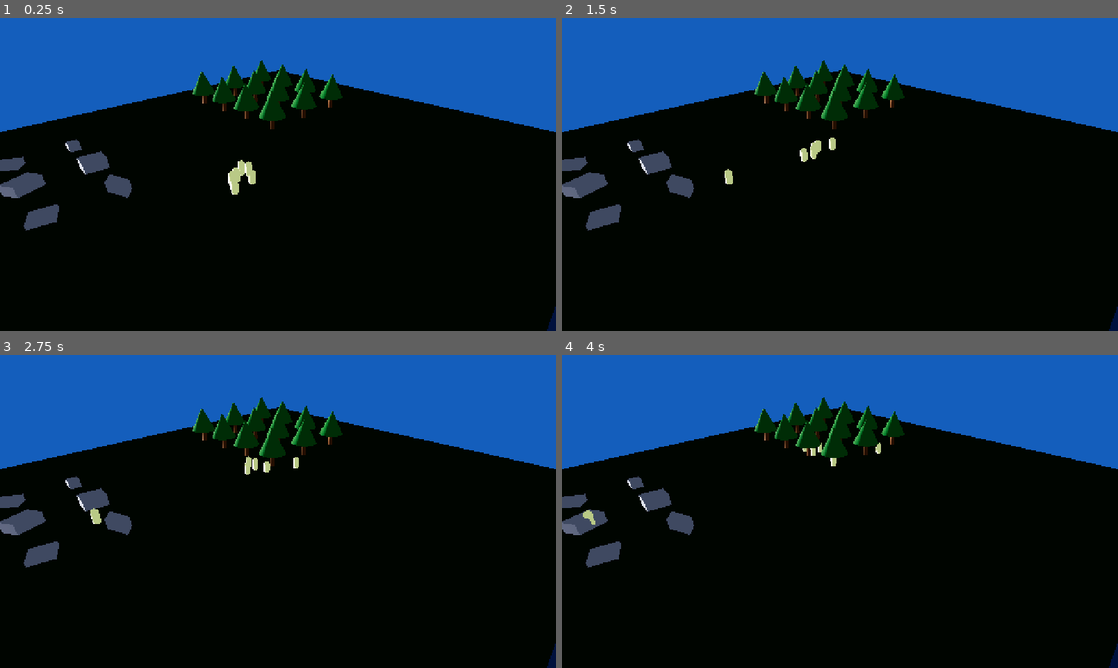
Above: before the commit, frames 1-4 (two rows, left to right).
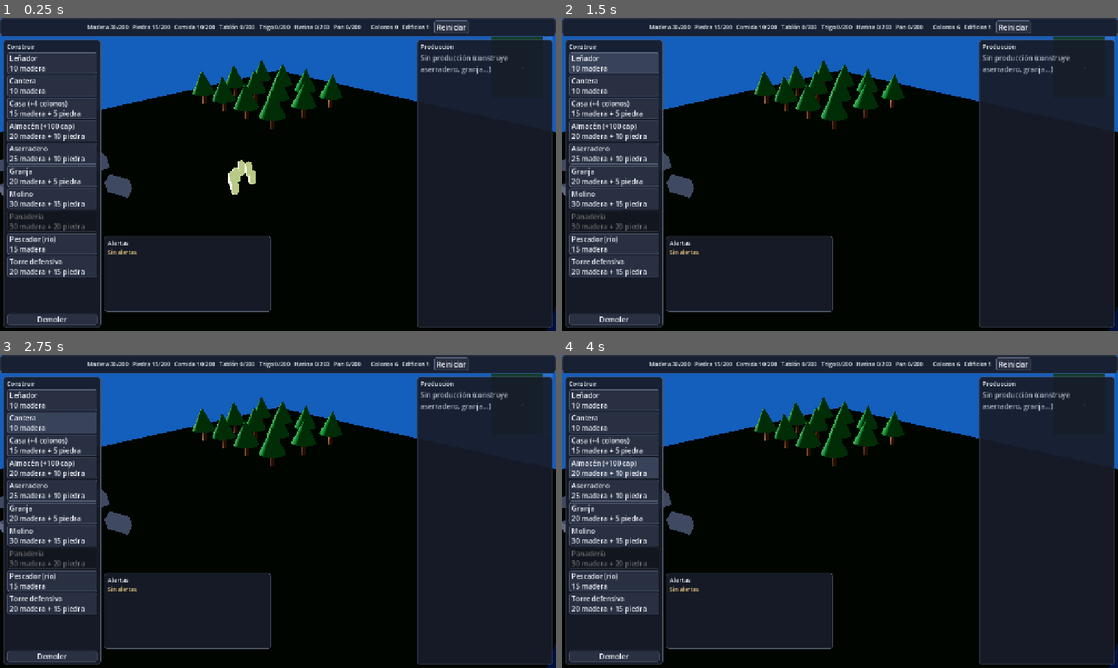
Above: after the commit, the same moments.

Repository: DilesZ/Espa-aSettlers
Game: Godot game, scene res://scenes/main.tscn
Same seed, same stepped clock (60 frames per second), same inputs: the game is played once before the commit and once after it.
Inputs (mouse positions are in pixels of both pictures, inside the frame that each line leads up to):
- Up to frame 1 (0.25 s): no input
- Up to frame 2 (1.5 s): click (1012, 27) at 0.5 s, where only the run after the commit has a clickable "Reiniciar"; click (612, 61) at 1.25 s, where only the run after the commit has a clickable "Leñador 10 madera"
- Up to frame 3 (2.75 s): click (50, 423) at 2 s, where only the run after the commit has a clickable "Cantera 10 madera"
- Up to frame 4 (4 s): click (612, 445) at 2.75 s, where only the run after the commit has a clickable "Casa (+4 colonos) 15 madera +…"; click (612, 467) at 3.5 s, where only the run after the commit has a clickable "Almacén (+100 cap) 20 madera …"

The runs differ from the first frame. In frame 1, 52% of the frame differs, in the area x 0-100%, y 0-99%; in frame 2, 52%; in frame 3, 52%; in frame 4, 52%.

Commit message:
feat(godot): F4 HUD+minimapa+crecimiento - UI por codigo, alertas, victorias

Diff:
--- a/godot/scenes/main.tscn
+++ b/godot/scenes/main.tscn
@@ -1,8 +1,10 @@
-[gd_scene load_steps=11 format=3]
+[gd_scene load_steps=13 format=3]
 
 [ext_resource type="Script" path="res://scripts/world/rts_camera.gd" id="1"]
 [ext_resource type="Script" path="res://scripts/world/build_manager.gd" id="2"]
 [ext_resource type="Script" path="res://scripts/world/world_builder.gd" id="3"]
+[ext_resource type="Script" path="res://scripts/ui/hud.gd" id="4"]
+[ext_resource type="Script" path="res://scripts/ui/minimap.gd" id="5"]
 
 [sub_resource type="Environment" id="Environment_1"]
 background_mode = 2
@@ -69,3 +71,15 @@
 
 [node name="BuildManager" type="Node3D" parent="."]
 script = ExtResource("2")
+
+[node name="HUD" type="CanvasLayer" parent="."]
+script = ExtResource("4")
+
+[node name="Minimap" type="Control" parent="HUD"]
+anchor_left = 1.0
+anchor_right = 1.0
+offset_left = -148.0
+offset_top = 44.0
+offset_right = -8.0
+offset_bottom = 184.0
+script = ExtResource("5")
--- a/godot/scripts/autoload/game_manager.gd
+++ b/godot/scripts/autoload/game_manager.gd
@@ -2,8 +2,10 @@
 ## GameManager: tick global determinista (ex-store tick).
 
 const DT_CAP := 0.1
+const GROW_TIME := 60.0
 var elapsed := 0.0
 var _spawned := false
+var _grow_t := 0.0
 
 func _ready() -> void:
 	if GameState.buildings.is_empty():
@@ -23,3 +25,38 @@
 			var s := Settler.spawn(Vector3(randf_range(-2.0, 2.0), 0.0, 4.0 + randf_range(-2.0, 2.0)))
 			scene.add_child.call_deferred(s)
 	Production.tick(dt)
+	_tick_growth(dt)
+	_tick_victory()
+
+
+## Crecimiento: +1 colono cada 60s si hay comida (10) y vivienda libre.
+func _tick_growth(dt: float) -> void:
+	_grow_t += dt
+	if _grow_t < GROW_TIME:
+		return
+	_grow_t = 0.0
+	var casas := 0
+	for b in GameState.buildings:
+		if b is Dictionary and String((b as Dictionary).get("type", "")) == "casa":
+			casas += 1
+	var hcap: int = mini(Economy.housing_cap(casas), Economy.MAX_SETTLERS)
+	if GameState.settlers.size() < hcap and float(GameState.resources.get("comida", 0.0)) >= 10.0:
+		GameState.resources["comida"] = float(GameState.resources.get("comida", 0.0)) - 10.0
+		GameState.resources_changed.emit()
+		var s := Settler.spawn(Vector3(0.0, 0.0, 4.0))
+		get_tree().current_scene.add_child.call_deferred(s)
+
+
+## Victorias: solo se escriben una vez (bandera previa), Fase 02 tiene prioridad.
+func _tick_victory() -> void:
+	if not GameState.victory and Economy.is_victory(GameState.resources):
+		GameState.victory = true
+		_set_message("¡Victoria del slice! %d madera + %d piedra." % [Economy.WIN_MADERA, Economy.WIN_PIEDRA])
+	if not GameState.victory02 and Economy.is_victory02(GameState.stats):
+		GameState.victory02 = true
+		_set_message("¡Victoria Fase 02! %d tablones + %d pan producidos." % [Economy.WIN_TABLON, Economy.WIN_PAN])
+
+
+func _set_message(text: String) -> void:
+	GameState.message = text
+	GameState.message_changed.emit(text)
--- /dev/null
+++ b/godot/scripts/ui/hud.gd
@@ -0,0 +1,457 @@
+class_name Hud
+extends CanvasLayer
+## HUD construido por código (tema oscuro): barra superior de recursos,
+## paleta de construcción, lista de producción, alertas, banners y mensaje.
+## Lee GameState por polling cada 0.25 s y delega en el grupo "build_manager"
+## (select_building / toggle_demolish / toggle_pause). No toca main.tscn.
+
+const RES_KEYS: Array[String] = ["madera", "piedra", "comida", "tablon", "trigo", "harina", "pan"]
+const RES_NAMES: Dictionary = {
+	"madera": "Madera",
+	"piedra": "Piedra",
+	"comida": "Comida",
+	"tablon": "Tablón",
+	"trigo": "Trigo",
+	"harina": "Harina",
+	"pan": "Pan",
+}
+const POLL := 0.25
+const LIGHT := Color(0.92, 0.93, 0.95)
+const DIM := Color(0.70, 0.72, 0.78)
+const GOOD := Color(0.50, 0.93, 0.60)
+const BAD := Color(0.95, 0.45, 0.45)
+
+var _accum := 0.0
+var _res_labels: Dictionary = {}
+var _settlers_label: Label
+var _buildings_label: Label
+var _palette_btns: Dictionary = {}
+var _demolish_btn: Button
+var _prod_rows: VBoxContainer
+var _alerts_label: Label
+var _victory_banner: Label
+var _victory02_banner: Label
+var _message_label: Label
+
+
+func _ready() -> void:
+	layer = 10
+	_build_topbar()
+	_build_palette()
+	_build_production()
+	_build_alerts()
+	_build_message()
+	_build_banners()
+	_refresh()
+
+
+func _process(delta: float) -> void:
+	_accum += delta
+	if _accum >= POLL:
+		_accum = 0.0
+		_refresh()
+
+
+# ---------- construcción de UI ----------
+
+func _panel_style() -> StyleBoxFlat:
+	var sb := StyleBoxFlat.new()
+	sb.bg_color = Color(0.09, 0.11, 0.16, 0.93)
+	sb.border_color = Color(0.30, 0.33, 0.40)
+	sb.set_border_width_all(1)
+	sb.set_corner_radius_all(6)
+	sb.content_margin_left = 8.0
+	sb.content_margin_right = 8.0
+	sb.content_margin_top = 6.0
+	sb.content_margin_bottom = 6.0
+	return sb
+
+
+func _panel() -> PanelContainer:
+	var p := PanelContainer.new()
+	p.add_theme_stylebox_override("panel", _panel_style())
+	return p
+
+
+func _title(text: String) -> Label:
+	var l := Label.new()
+	l.text = text
+	l.add_theme_font_size_override("font_size", 14)
+	l.add_theme_color_override("font_color", LIGHT)
+	return l
+
+
+func _dark_button(text: String) -> Button:
+	var b := Button.new()
+	b.text = text
+	b.focus_mode = Control.FOCUS_NONE
+	b.alignment = HORIZONTAL_ALIGNMENT_LEFT
+	var normal := StyleBoxFlat.new()
+	normal.bg_color = Color(0.16, 0.19, 0.26, 1.0)
+	normal.border_color = Color(0.35, 0.39, 0.48)
+	normal.set_border_width_all(1)
+	normal.set_corner_radius_all(4)
+	normal.content_margin_left = 6.0
+	normal.content_margin_right = 6.0
+	var hover: StyleBoxFlat = normal.duplicate()
+	hover.bg_color = Color(0.22, 0.26, 0.35, 1.0)
+	var pressed: StyleBoxFlat = normal.duplicate()
+	pressed.bg_color = Color(0.13, 0.45, 0.55, 1.0)
+	var disabled: StyleBoxFlat = normal.duplicate()
+	disabled.bg_color = Color(0.12, 0.13, 0.17, 1.0)
+	b.add_theme_stylebox_override("normal", normal)
+	b.add_theme_stylebox_override("hover", hover)
+	b.add_theme_stylebox_override("pressed", pressed)
+	b.add_theme_stylebox_override("disabled", disabled)
+	b.add_theme_stylebox_override("focus", StyleBoxEmpty.new())
+	b.add_theme_color_override("font_color", LIGHT)
+	b.add_theme_color_override("font_hover_color", LIGHT)
+	b.add_theme_color_override("font_pressed_color", Color.WHITE)
+	return b
+
+
+func _build_topbar() -> void:
+	var top := _panel()
+	top.anchor_left = 0.0
+	top.anchor_top = 0.0
+	top.anchor_right = 1.0
+	top.anchor_bottom = 0.0
+	top.offset_left = 0.0
+	top.offset_top = 0.0
+	top.offset_right = 0.0
+	top.offset_bottom = 42.0
+	add_child(top)
+	var hb := HBoxContainer.new()
+	hb.add_theme_constant_override("separation", 10)
+	hb.alignment = BoxContainer.ALIGNMENT_CENTER
+	top.add_child(hb)
+	for k in RES_KEYS:
+		var l := Label.new()
+		l.add_theme_font_size_override("font_size", 13)
+		l.add_theme_color_override("font_color", LIGHT)
+		hb.add_child(l)
+		_res_labels[k] = l
+	var sep := VSeparator.new()
+	hb.add_child(sep)
+	_settlers_label = Label.new()
+	_settlers_label.add_theme_font_size_override("font_size", 13)
+	_settlers_label.add_theme_color_override("font_color", LIGHT)
+	hb.add_child(_settlers_label)
+	_buildings_label = Label.new()
+	_buildings_label.add_theme_font_size_override("font_size", 13)
+	_buildings_label.add_theme_color_override("font_color", LIGHT)
+	hb.add_child(_buildings_label)
+	var restart := _dark_button("Reiniciar")
+	restart.alignment = HORIZONTAL_ALIGNMENT_CENTER
+	restart.pressed.connect(_on_restart_pressed)
+	hb.add_child(restart)
+
+
+func _build_palette() -> void:
+	var pal := _panel()
+	pal.anchor_left = 0.0
+	pal.anchor_top = 0.0
+	pal.anchor_right = 0.0
+	pal.anchor_bottom = 1.0
+	pal.offset_left = 8.0
+	pal.offset_top = 50.0
+	pal.offset_right = 232.0
+	pal.offset_bottom = -8.0
+	add_child(pal)
+	var vb := VBoxContainer.new()
+	vb.add_theme_constant_override("separation", 4)
+	pal.add_child(vb)
+	vb.add_child(_title("Construir"))
+	var scroll := ScrollContainer.new()
+	scroll.custom_minimum_size = Vector2(0, 100)
+	scroll.size_flags_vertical = Control.SIZE_EXPAND_FILL
+	scroll.horizontal_scroll_mode = ScrollContainer.SCROLL_MODE_DISABLED
+	vb.add_child(scroll)
+	var box := VBoxContainer.new()
+	box.add_theme_constant_override("separation", 4)
+	box.size_flags_horizontal = Control.SIZE_EXPAND_FILL
+	scroll.add_child(box)
+	for t in _palette_types():
+		var nombre := str(Economy.BUILDINGS[t]["nombre"])
+		var b := _dark_button("%s\n%s" % [nombre, _cost_text(t)])
+		b.size_flags_horizontal = Control.SIZE_EXPAND_FILL
+		b.pressed.connect(_on_palette_pressed.bind(t))
+		box.add_child(b)
+		_palette_btns[t] = b
+	_demolish_btn = _dark_button("Demoler")
+	_demolish_btn.toggle_mode = true
+	_demolish_btn.alignment = HORIZONTAL_ALIGNMENT_CENTER
+	_demolish_btn.pressed.connect(_on_demolish_pressed)
+	vb.add_child(_demolish_btn)
+
+
+func _build_production() -> void:
+	var prod := _panel()
+	prod.anchor_left = 1.0
+	prod.anchor_top = 0.0
+	prod.anchor_right = 1.0
+	prod.anchor_bottom = 1.0
+	prod.offset_left = -320.0
+	prod.offset_top = 50.0
+	prod.offset_right = -8.0
+	prod.offset_bottom = -8.0
+	add_child(prod)
+	var vb := VBoxContainer.new()
+	vb.add_theme_constant_override("separation", 4)
+	prod.add_child(vb)
+	vb.add_child(_title("Producción"))
+	var scroll := ScrollContainer.new()
+	scroll.size_flags_vertical = Control.SIZE_EXPAND_FILL
+	scroll.horizontal_scroll_mode = ScrollContainer.SCROLL_MODE_DISABLED
+	vb.add_child(scroll)
+	_prod_rows = VBoxContainer.new()
+	_prod_rows.add_theme_constant_override("separation", 6)
+	_prod_rows.size_flags_horizontal = Control.SIZE_EXPAND_FILL
+	scroll.add_child(_prod_rows)
+
+
+func _build_alerts() -> void:
+	var ap := _panel()
+	ap.anchor_left = 0.0
+	ap.anchor_top = 1.0
+	ap.anchor_right = 0.0
+	ap.anchor_bottom = 1.0
+	ap.offset_left = 240.0
+	ap.offset_top = -218.0
+	ap.offset_right = 624.0
+	ap.offset_bottom = -44.0
+	add_child(ap)
+	var vb := VBoxContainer.new()
+	vb.add_theme_constant_override("separation", 2)
+	ap.add_child(vb)
+	vb.add_child(_title("Alertas"))
+	_alerts_label = Label.new()
+	_alerts_label.add_theme_font_size_override("font_size", 13)
+	_alerts_label.add_theme_color_override("font_color", Color(1.0, 0.85, 0.55))
+	_alerts_label.autowrap_mode = TextServer.AUTOWRAP_WORD_SMART
+	_alerts_label.size_flags_vertical = Control.SIZE_EXPAND_FILL
+	vb.add_child(_alerts_label)
+
+
+func _build_message() -> void:
+	_message_label = Label.new()
+	_message_label.set_anchors_preset(Control.PRESET_BOTTOM_WIDE)
+	_message_label.offset_left = 0.0
+	_message_label.offset_top = -36.0
+	_message_label.offset_right = 0.0
+	_message_label.offset_bottom = -6.0
+	_message_label.horizontal_alignment = HORIZONTAL_ALIGNMENT_CENTER
+	_message_label.add_theme_font_size_override("font_size", 15)
+	_message_label.add_theme_color_override("font_color", Color(1.0, 0.95, 0.75))
+	_message_label.mouse_filter = Control.MOUSE_FILTER_IGNORE
+	add_child(_message_label)
+
+
+func _build_banners() -> void:
+	var overlay := Control.new()
+	overlay.set_anchors_preset(Control.PRESET_FULL_RECT)
+	overlay.mouse_filter = Control.MOUSE_FILTER_IGNORE
+	add_child(overlay)
+	var center := CenterContainer.new()
+	center.set_anchors_preset(Control.PRESET_FULL_RECT)
+	center.mouse_filter = Control.MOUSE_FILTER_IGNORE
+	overlay.add_child(center)
+	var vb := VBoxContainer.new()
+	vb.add_theme_constant_override("separation", 8)
+	vb.mouse_filter = Control.MOUSE_FILTER_IGNORE
+	center.add_child(vb)
+	_victory_banner = Label.new()
+	_victory_banner.text = "¡Victoria! Madera y piedra conseguidas"
+	_victory_banner.add_theme_font_size_override("font_size", 42)
+	_victory_banner.add_theme_color_override("font_color", Color(1.0, 0.85, 0.35))
+	_victory_banner.horizontal_alignment = HORIZONTAL_ALIGNMENT_CENTER
+	_victory_banner.visible = false
+	vb.add_child(_victory_banner)
+	_victory02_banner = Label.new()
+	_victory02_banner.text = "¡Victoria Fase 02! Tablones y pan completados"
+	_victory02_banner.add_theme_font_size_override("font_size", 32)
+	_victory02_banner.add_theme_color_override("font_color", Color(0.55, 0.95, 0.65))
+	_victory02_banner.horizontal_alignment = HORIZONTAL_ALIGNMENT_CENTER
+	_victory02_banner.visible = false
+	vb.add_child(_victory02_banner)
+
+
+# ---------- refresco por polling ----------
+
+func _refresh() -> void:
+	if _settlers_label == null:
+		return
+	var res: Dictionary = GameState.resources
+	var almacenes := 0
+	for b in GameState.buildings:
+		if str((b as Dictionary).get("type", "")) == "almacen":
+			almacenes += 1
+	var cap: int = Economy.storage_cap(almacenes)
+	for k in RES_KEYS:
+		var lbl: Label = _res_labels.get(k)
+		if lbl != null:
+			lbl.text = "%s %d/%d" % [str(RES_NAMES.get(k, k)), int(res.get(k, 0)), cap]
+	_settlers_label.text = "Colonos %d" % GameState.settlers.size()
+	_buildings_label.text = "Edificios %d" % GameState.buildings.size()
+	for t in _palette_btns.keys():
+		var btn: Button = _palette_btns[t]
+		if Economy.can_afford(res, str(t)):
+			btn.modulate = Color.WHITE
+		else:
+			btn.modulate = Color(0.45, 0.45, 0.45)
+	var bm := _bm()
+	if bm != null and _demolish_btn != null:
+		var d: bool = bool(bm.get("demolish"))
+		if _demolish_btn.button_pressed != d:
+			_demolish_btn.set_pressed_no_signal(d)
+	_refresh_production()
+	_refresh_alerts(cap)
+	_victory_banner.visible = bool(GameState.victory)
+	_victory02_banner.visible = bool(GameState.victory02)
+	var msg := str(GameState.message)
+	_message_label.text = msg
+	_message_label.visible = msg != ""
+
+
+func _refresh_production() -> void:
+	for c in _prod_rows.get_children():
+		_prod_rows.remove_child(c)
+		c.queue_free()
+	var any := false
+	for b in GameState.buildings:
+		var bd: Dictionary = b
+		var t := str(bd.get("type", ""))
+		if not Economy.RECIPES.has(t):
+			continue
+		any = true
+		_prod_rows.add_child(_make_prod_row(bd))
+	if not any:
+		var l := Label.new()
+		l.text = "Sin producción (construye aserradero, granja…)"
+		l.add_theme_color_override("font_color", DIM)
+		l.autowrap_mode = TextServer.AUTOWRAP_WORD_SMART
+		_prod_rows.add_child(l)
+
+
+func _make_prod_row(bd: Dictionary) -> Control:
+	var id := str(bd.get("id", ""))
+	var t := str(bd.get("type", ""))
+	var nombre := str(Economy.BUILDINGS.get(t, {}).get("nombre", t))
+	var paused := bool(bd.get("paused", false))
+	var blocked := bool(bd.get("blocked", false))
+	var prog := clampf(float(bd.get("progress", 0.0)), 0.0, 1.0)
+	var box := VBoxContainer.new()
+	box.add_theme_constant_override("separation", 2)
+	var head := HBoxContainer.new()
+	head.add_theme_constant_override("separation", 6)
+	box.add_child(head)
+	var name_l := Label.new()
+	name_l.text = "%s #%s" % [nombre, id]
+	name_l.add_theme_font_size_override("font_size", 13)
+	name_l.add_theme_color_override("font_color", LIGHT)
+	name_l.size_flags_horizontal = Control.SIZE_EXPAND_FILL
+	head.add_child(name_l)
+	var estado := "En marcha"
+	var estado_col := GOOD
+	if paused and blocked:
+		estado = "Pausado · Bloqueado"
+		estado_col = BAD
+	elif paused:
+		estado = "Pausado"
+		estado_col = BAD
+	elif blocked:
+		estado = "Bloqueado"
+		estado_col = BAD
+	var estado_l := Label.new()
+	estado_l.text = estado
+	estado_l.add_theme_font_size_override("font_size", 12)
+	estado_l.add_theme_color_override("font_color", estado_col)
+	head.add_child(estado_l)
+	var bar := ProgressBar.new()
+	bar.min_value = 0.0
+	bar.max_value = 1.0
+	bar.value = prog
+	bar.show_percentage = true
+	bar.custom_minimum_size = Vector2(0, 14)
+	box.add_child(bar)
+	var pb := _dark_button("Reanudar" if paused else "Pausar")
+	pb.alignment = HORIZONTAL_ALIGNMENT_CENTER
+	pb.pressed.connect(_on_pause_pressed.bind(id))
+	box.add_child(pb)
+	return box
+
+
+func _refresh_alerts(cap: int) -> void:
+	var lines: Array[String] = []
+	var res: Dictionary = GameState.resources
+	for k in RES_KEYS:
+		if int(res.get(k, 0)) >= cap:
+			lines.append("Almacén lleno: %s al máximo (%d/%d)" % [str(RES_NAMES.get(k, k)), int(res.get(k, 0)), cap])
+	var puestos := 0
+	var bloqueados: Array[String] = []
+	for b in GameState.buildings:
+		var bd: Dictionary = b
+		var t := str(bd.get("type", ""))
+		if Economy.RECIPES.has(t):
+			puestos += int(Economy.RECIPES[t].get("workers", 1))
+		if bool(bd.get("blocked", false)):
+			bloqueados.append(str(Economy.BUILDINGS.get(t, {}).get("nombre", t)))
+	var ncol: int = GameState.settlers.size()
+	if puestos > ncol:
+		lines.append("Faltan trabajadores: %d puestos / %d colonos" % [puestos, ncol])
+	if not bloqueados.is_empty():
+		lines.append("Bloqueados: " + ", ".join(bloqueados))
+	if lines.is_empty():
+		_alerts_label.text = "Sin alertas"
+	else:
+		_alerts_label.text = "\n".join(lines)
+
+
+# ---------- callbacks ----------
+
+func _bm() -> Node:
+	for n in get_tree().get_nodes_in_group("build_manager"):
+		return n
+	return null
+
+
+func _palette_types() -> Array:
+	var out: Array = []
+	for t in Economy.BUILDINGS.keys():
+		if str(t) != "centro":
+			out.append(str(t))
+	return out
+
+
+func _cost_text(t: String) -> String:
+	var c: Dictionary = Economy.BUILDINGS[t]["coste"]
+	var parts: Array[String] = []
+	if int(c.get("madera", 0)) > 0:
+		parts.append("%d madera" % int(c.get("madera", 0)))
+	if int(c.get("piedra", 0)) > 0:
+		parts.append("%d piedra" % int(c.get("piedra", 0)))
+	if parts.is_empty():
+		return "gratis"
+	return " + ".join(parts)
+
+
+func _on_palette_pressed(t: String) -> void:
+	var bm := _bm()
+	if bm != null and bm.has_method("select_building"):
+		bm.call("select_building", t)
+
+
+func _on_demolish_pressed() -> void:
+	var bm := _bm()
+	if bm != null and bm.has_method("toggle_demolish"):
+		bm.call("toggle_demolish")
+
+
+func _on_pause_pressed(id: String) -> void:
+	var bm := _bm()
+	if bm != null and bm.has_method("toggle_pause"):
+		bm.call("toggle_pause", id)
+
+
+func _on_restart_pressed() -> void:
+	get_tree().reload_current_scene()
--- /dev/null
+++ b/godot/scripts/ui/minimap.gd
@@ -0,0 +1,76 @@
+class_name Minimap
+extends Control
+## Minimapa 2D: fondo verde oscuro, río azul (x > 22), edificios con el color
+## de Economy.BUILDINGS y colonos como puntos amarillos.
+## Escala: mapa [-32, 32] -> tamaño del control. Redibuja cada 0.5 s.
+
+const WORLD_MIN := -32.0
+const WORLD_SIZE := 64.0
+const WATER_X := 22.0
+const POLL := 0.5
+
+const BG := Color(0.07, 0.23, 0.16)
+const RIVER := Color(0.15, 0.45, 0.85)
+const SETTLER := Color(0.95, 0.85, 0.25)
+const FALLBACK := Color(0.80, 0.80, 0.80)
+
+var _accum := 0.0
+
+
+func _init() -> void:
+	custom_minimum_size = Vector2(140, 140)
+
+
+func _ready() -> void:
+	custom_minimum_size = Vector2(140, 140)
+	mouse_filter = Control.MOUSE_FILTER_IGNORE
+	queue_redraw()
+
+
+func _process(delta: float) -> void:
+	_accum += delta
+	if _accum >= POLL:
+		_accum = 0.0
+		queue_redraw()
+
+
+func _to_map(x: float, z: float) -> Vector2:
+	if size.x <= 0.0 or size.y <= 0.0:
+		return Vector2.ZERO
+	return Vector2(
+		(x - WORLD_MIN) / WORLD_SIZE * size.x,
+		(z - WORLD_MIN) / WORLD_SIZE * size.y
+	)
+
+
+func _draw() -> void:
+	var r := Rect2(Vector2.ZERO, size)
+	draw_rect(r, BG, true)
+	# Río: franja x > 22.
+	var x0 := (WATER_X - WORLD_MIN) / WORLD_SIZE * size.x
+	if x0 < size.x:
+		draw_rect(Rect2(x0, 0.0, size.x - x0, size.y), RIVER, true)
+	var gs: Node = get_node_or_null("/root/GameState")
+	if gs != null:
+		for b in (gs.get("buildings") as Array):
+			var bd: Dictionary = b
+			var t := str(bd.get("type", ""))
+			var col := FALLBACK
+			var info: Dictionary = Economy.BUILDINGS.get(t, {})
+			if info.has("color"):
+				col = Color(str(info["color"]))
+			var p := _to_map(float(bd.get("x", 0.0)), float(bd.get("z", 0.0)))
+			draw_rect(Rect2(p - Vector2(2.5, 2.5), Vector2(5, 5)), col, true)
+		for s in (gs.get("settlers") as Array):
+			draw_circle(_settler_pos(s), 2.0, SETTLER)
+	draw_rect(r, Color(0, 0, 0, 0.6), false, 1.0)
+
+
+func _settler_pos(s: Variant) -> Vector2:
+	if s is Dictionary:
+		var d: Dictionary = s
+		return _to_map(float(d.get("x", 0.0)), float(d.get("z", 0.0)))
+	if s is Node3D:
+		var n: Node3D = s
+		return _to_map(n.position.x, n.position.z)
+	return Vector2.ZERO
Not shown, added: godot/scripts/ui/hud.gd.uid
Not shown, added: godot/scripts/ui/minimap.gd.uid
